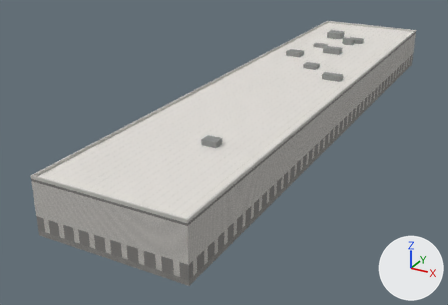
The glTF model data/models/khsv_cargo_42x194.glb as it was, and as the next commit left it.
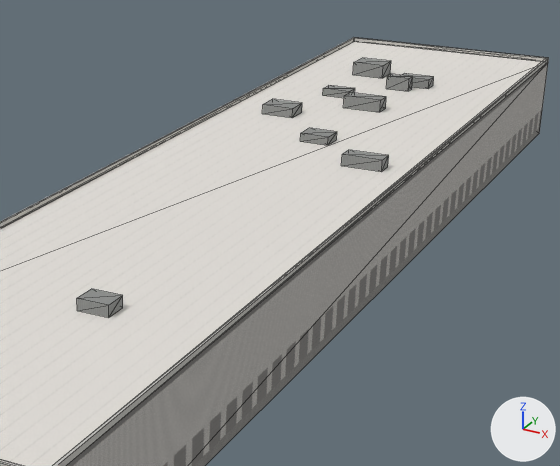
Old and new are each drawn whole from a 50 mm camera at (79.2, -187.7, 74.5) aimed at (-14.9, -16.6, -11.1) and again close up on the part from 37% to 94% of the width and 1% to 71% of the height. The axes (+X, +Y, +Z) are drawn at lower right. The lights are the same throughout. The first two pictures are the older version. The close-ups show mesh edges as thin lines.

The first close-up shows 'khsv_cargo_42x194_cargo_wall', 'khsv_cargo_42x194_coping', 'khsv_cargo_42x194_plant', 'khsv_cargo_42x194_roof'.
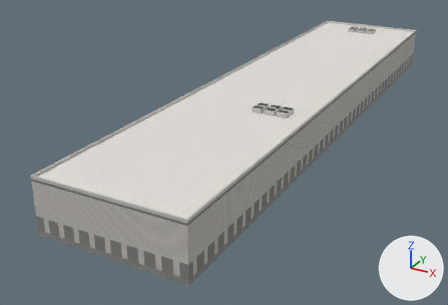
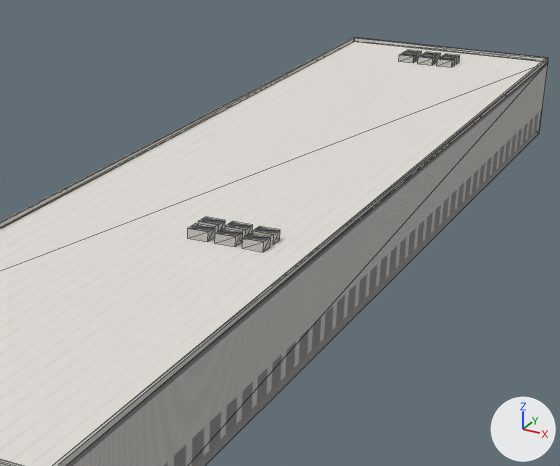
Edits to the bpy script that builds the scene:
```text
Add img_ac_top:
    img_ac_top = load_image('ac_top', '_unpacked/ac_top', 96, 70, 'sRGB')
Add img_ac_side:
    img_ac_side = load_image('ac_side', '_unpacked/ac_side', 64, 44, 'sRGB')
Add mat_ac_top:
    mat_ac_top = principled_material('ac_top')
    mat_ac_top.texture = img_ac_top
    mat_ac_top.roughness = 0.85
Add mat_ac_side:
    mat_ac_side = principled_material('ac_side')
    mat_ac_side.texture = img_ac_side
    mat_ac_side.roughness = 0.85
Add me_khsv_cargo_42x194_ac_top:
    me_khsv_cargo_42x194_ac_top.from_pydata(...)  # 48 vertices, 24 faces; spans x -5.9..14.4, y -33.0..87.9, z 13.4
    me_khsv_cargo_42x194_ac_top.materials.append(mat_ac_top)  # picture img_ac_top
Add me_khsv_cargo_42x194_ac_side:
    me_khsv_cargo_42x194_ac_side.from_pydata(...)  # 96 vertices, 96 faces; spans x -5.9..14.4, y -33.0..87.9, z 12.0..13.4
    me_khsv_cargo_42x194_ac_side.materials.append(mat_ac_side)  # picture img_ac_side
Remove ob_khsv_cargo_42x194_plant:
    ob_khsv_cargo_42x194_plant = bpy.data.objects.new('khsv_cargo_42x194_plant', me_khsv_cargo_42x194_plant)
    ob_khsv_cargo_42x194_plant.location = (0.0, 0.0, 0.0)
Add ob_khsv_cargo_42x194_ac_top:
    ob_khsv_cargo_42x194_ac_top = bpy.data.objects.new('khsv_cargo_42x194_ac_top', me_khsv_cargo_42x194_ac_top)
    ob_khsv_cargo_42x194_ac_top.location = (0.0, 0.0, 0.0)
Add ob_khsv_cargo_42x194_ac_side:
    ob_khsv_cargo_42x194_ac_side = bpy.data.objects.new('khsv_cargo_42x194_ac_side', me_khsv_cargo_42x194_ac_side)
    ob_khsv_cargo_42x194_ac_side.location = (0.0, 0.0, 0.0)
```

Where the change shows, as pixel boxes (x1, y1, x2, y2) in the close-ups (560 x 466 px):
'khsv_cargo_42x194_plant', deleted: before (77, 58, 434, 318)
'khsv_cargo_42x194_ac_side', added: after (188, 51, 460, 252)
'khsv_cargo_42x194_ac_top', added: after (189, 50, 460, 242)
